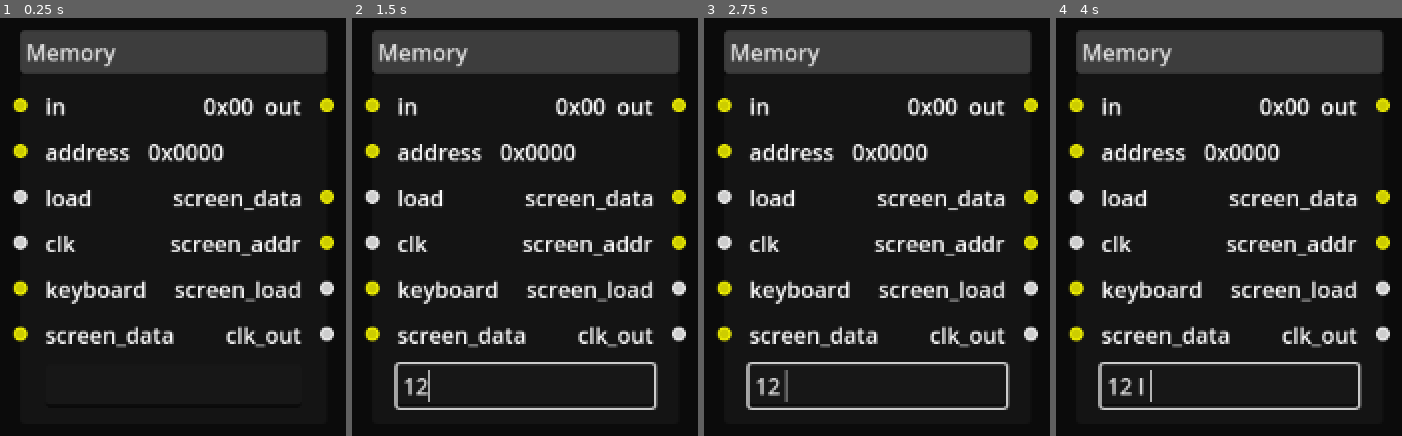
Above: before the commit, frames 1-4 (left to right).
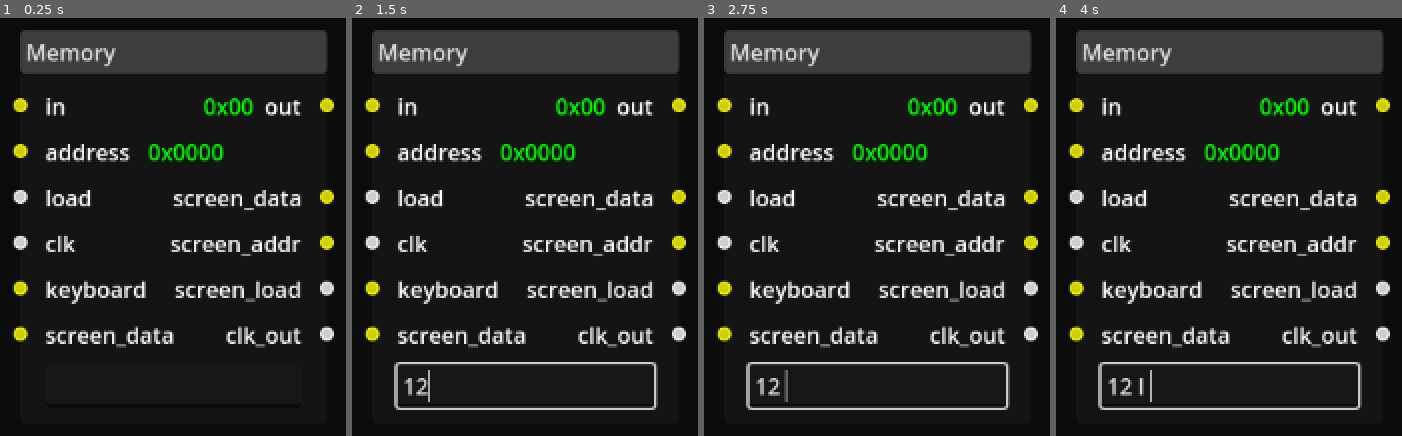
Above: after the commit, the same moments.

Repository: andrew-wilkes/logic-simulator-2
Game: Godot game, scene res://parts/Memory.tscn
Same seed, same stepped clock (60 frames per second), same inputs: the game is played once before the commit and once after it. This scene is started directly instead of the project's main scene.
Inputs (mouse positions are in pixels of both pictures, inside the frame that each line leads up to):
- Up to frame 1 (0.25 s): no input
- Up to frame 2 (1.5 s): click (525, 385) at 0.52 s; type "12" at 0.6 s; tap Enter at 1.25 s; drag from (525, 227) to (outside the picture) at 1.27 s
- Up to frame 3 (2.75 s): tap Space at 2 s; drag from (outside the picture) to (outside the picture) at 2.02 s
- Up to frame 4 (4 s): tap Enter at 2.75 s; move the mouse to (outside the picture) at 2.77 s; tap L at 2.85 s; click (outside the picture) at 2.92 s; tap Space at 3.5 s; drag from (outside the picture) to (1350, 314) at 3.52 s

The runs differ from the first frame. In frame 1, 1.1% of the frame differs, in the area x 42-74%, y 19-35%; in frame 2, 1.1%; in frame 3, 1.1%; in frame 4, 1.1%.
Error in both runs: Invalid call. Nonexistent function 'emit_signal' in base 'Nil'. (res://classes/part.gd:154)

Commit message:
Improve disassembler

Diff:
--- a/src/classes/test_circuit.gd
+++ b/src/classes/test_circuit.gd
@@ -88,7 +88,6 @@
 
 
 func process_task(task):
-	print(task[0])
 	match task[0]:
 		"output-list":
 			output_format = task[1]
--- a/src/parts/IO.tscn
+++ b/src/parts/IO.tscn
@@ -1,5 +1,6 @@
-[gd_scene load_steps=2 format=3 uid="uid://bswu3v1qdhsxb"]
+[gd_scene load_steps=3 format=3 uid="uid://bswu3v1qdhsxb"]
 
+[ext_resource type="PackedScene" uid="uid://dpighqrkisujs" path="res://scenes/highlighted_text_entry.tscn" id="2_qcphq"]
 [ext_resource type="Script" path="res://parts/IO.gd" id="3_h3ig0"]
 
 [node name="IO" type="GraphNode"]
@@ -46,10 +47,9 @@
 slot/3/draw_stylebox = true
 script = ExtResource("3_h3ig0")
 
-[node name="Value" type="LineEdit" parent="."]
+[node name="Value" parent="." instance=ExtResource("2_qcphq")]
 layout_mode = 2
-text = "0x0000"
-expand_to_text_length = true
+default_color = Color(0, 1, 0, 1)
 
 [node name="Bus" type="Label" parent="."]
 layout_mode = 2
--- a/src/parts/Memory.gd
+++ b/src/parts/Memory.gd
@@ -48,7 +48,9 @@
 			if address < SCREEN_START_ADDRESS: # Output 16K RAM value
 				update_output_value(RIGHT, RAM_OUT, values[value])
 			elif address >= SCREEN_START_ADDRESS and address < KEYBOARD_ADDRESS: # Pass on screen address value
+				prints()
 				update_output_value(RIGHT, RAM_SCREEN_ADDRESS, address - SCREEN_START_ADDRESS)
+				prints("Memory", address - SCREEN_START_ADDRESS, value)
 				update_output_value(RIGHT, RAM_OUT, pins.get([side, RAM_SCREEN], 0))
 			elif address == KEYBOARD_ADDRESS:
 				update_output_value(RIGHT, RAM_OUT, pins.get([side, RAM_KEYBOARD], 0))
--- a/src/parts/Memory.tscn
+++ b/src/parts/Memory.tscn
@@ -84,6 +84,7 @@
 
 [node name="Data" type="Label" parent="HB"]
 unique_name_in_owner = true
+modulate = Color(0, 1, 0, 1)
 layout_mode = 2
 size_flags_horizontal = 3
 tooltip_text = "Data"
@@ -107,6 +108,7 @@
 
 [node name="Address" type="Label" parent="HB2"]
 unique_name_in_owner = true
+modulate = Color(0, 1, 0, 1)
 layout_mode = 2
 tooltip_text = "Address"
 mouse_filter = 1
--- a/src/parts/MemoryProbe.gd
+++ b/src/parts/MemoryProbe.gd
@@ -4,6 +4,22 @@
 
 # This needs to be set when connecting to this part
 var memory: BaseMemory
+
+func _init():
+	category = UTILITY
+	order = 72
+	data["address"] = 0
+
+
+func _ready():
+	super()
+	display_address(data.address)
+
+
+# Need to block updates from bus input from changing the output
+func update_bus_input_value(_side, _port, _value):
+	pass
+
 
 func fetch_data():
 	if memory and memory.values.size() > data.address:
@@ -17,17 +33,6 @@
 	var value = fetch_data()
 	display_data(value)
 	update_output_value(RIGHT, OUT, value)
-
-
-func _init():
-	category = UTILITY
-	order = 72
-	data["address"] = 0
-
-
-func _ready():
-	super()
-	display_address(data.address)
 
 
 func _on_address_text_submitted(new_text):
--- a/src/parts/Screen.gd
+++ b/src/parts/Screen.gd
@@ -37,6 +37,7 @@
 
 
 func update_value(new_val, address):
+	prints(new_val, address)
 	var old_val = values[address]
 	values[address] = new_val
 	# Convert negative integers
--- a/src/scenes/disassembler.gd
+++ b/src/scenes/disassembler.gd
@@ -13,8 +13,9 @@
 
 func disassemble(hack):
 	var labels = {}
-	var next_var_symbol = 105 # i
-	var next_label_symbol = 65 # A
+	var vars = {}
+	var next_var_code = 105 # i
+	var next_label_code = 65 # A
 	var address = 0
 	var last_instruction_was_A = false
 	var a_value = 0
@@ -34,21 +35,29 @@
 				# Format the value
 				last_instruction_was_A = false
 				if jump > 0:
-					instructions.append("@%s // 0x%04x" % [char(next_label_symbol).repeat(4), a_value])
-					labels[a_value] = "(%s)" % [char(next_label_symbol).repeat(4)]
-					next_label_symbol += 1
+					if not labels.has(a_value):
+						labels[a_value] = char(next_label_code).repeat(4)
+						next_label_code += 1
+					instructions.append("@" + labels[a_value])
 				else:
-					# RAM access
-					if a_value < 0x10:
-						# Virtual register
-						instructions.append("@R%d // %d" % [a_value, a_value])
-					elif a_value == 0x4000:
+					if a_value == 0x4000:
 						instructions.append("@SCREEN // 0x%04x" % [a_value])
 					elif a_value == 0x6000:
 						instructions.append("@KBD // 0x%04x" % [a_value])
+					elif comp < 64 and dest & 1 == 0:
+						# A reg
+						instructions.append("@" + str(a_value))
 					else:
-						instructions.append("@%d // 0x%04x var = %s" % [a_value, a_value, char(next_var_symbol)])
-						next_var_symbol += 1
+						# RAM access
+						if a_value < 0x10:
+							# Virtual register
+							instructions.append("@R" + str(a_value))
+						else:
+							# Variable
+							if not vars.has(a_value):
+								vars[a_value] = char(next_var_code)
+								next_var_code += 1
+							instructions.append("@" + vars[a_value])
 			var cinst = [ "", "M", "D", "MD", "A", "AM", "AD", "AMD" ][dest]
 			if dest > 0:
 				cinst += "="
@@ -63,7 +72,7 @@
 	lines.append("Address Instruction") # Improve this later
 	for instr in instructions:
 		if labels.has(address):
-			lines.append(labels[address])
+			lines.append("(" + labels[address] + ")")
 		lines.append(format % [address, instr])
 		address += 1
 	return lines
--- /dev/null
+++ b/src/scenes/highlighted_text_entry.gd
@@ -0,0 +1,15 @@
+extends LineEdit
+
+@export_color_no_alpha var default_color = Color.WHITE
+@export_color_no_alpha var highlight_color = Color.ORANGE
+
+func set_text_color(default):
+	var color = default_color if default else highlight_color
+	set("theme_override_colors/font_color", color)
+
+func _on_text_changed(new_text):
+	set_text_color(false)
+
+
+func _on_text_submitted(new_text):
+	set_text_color(true)
--- /dev/null
+++ b/src/scenes/highlighted_text_entry.tscn
@@ -0,0 +1,16 @@
+[gd_scene load_steps=2 format=3 uid="uid://dpighqrkisujs"]
+
+[ext_resource type="Script" path="res://scenes/highlighted_text_entry.gd" id="1_e5kwn"]
+
+[node name="HighlightedTextEntry" type="LineEdit"]
+anchors_preset = 15
+anchor_right = 1.0
+anchor_bottom = 1.0
+grow_horizontal = 2
+grow_vertical = 2
+caret_blink = true
+caret_blink_interval = 0.5
+script = ExtResource("1_e5kwn")
+
+[connection signal="text_changed" from="." to="." method="_on_text_changed"]
+[connection signal="text_submitted" from="." to="." method="_on_text_submitted"]
--- a/src/scenes/schematic.gd
+++ b/src/scenes/schematic.gd
@@ -381,7 +381,7 @@
 			$IOManagerPanel.popup_centered()
 		"ROM":
 			part.open_file()
-		"RAM", "Memory":
+		"RAM", "Memory", "Screen":
 			$MemoryManagerPanel/MemoryManager.open(part)
 			$MemoryManagerPanel.popup_centered()
 
